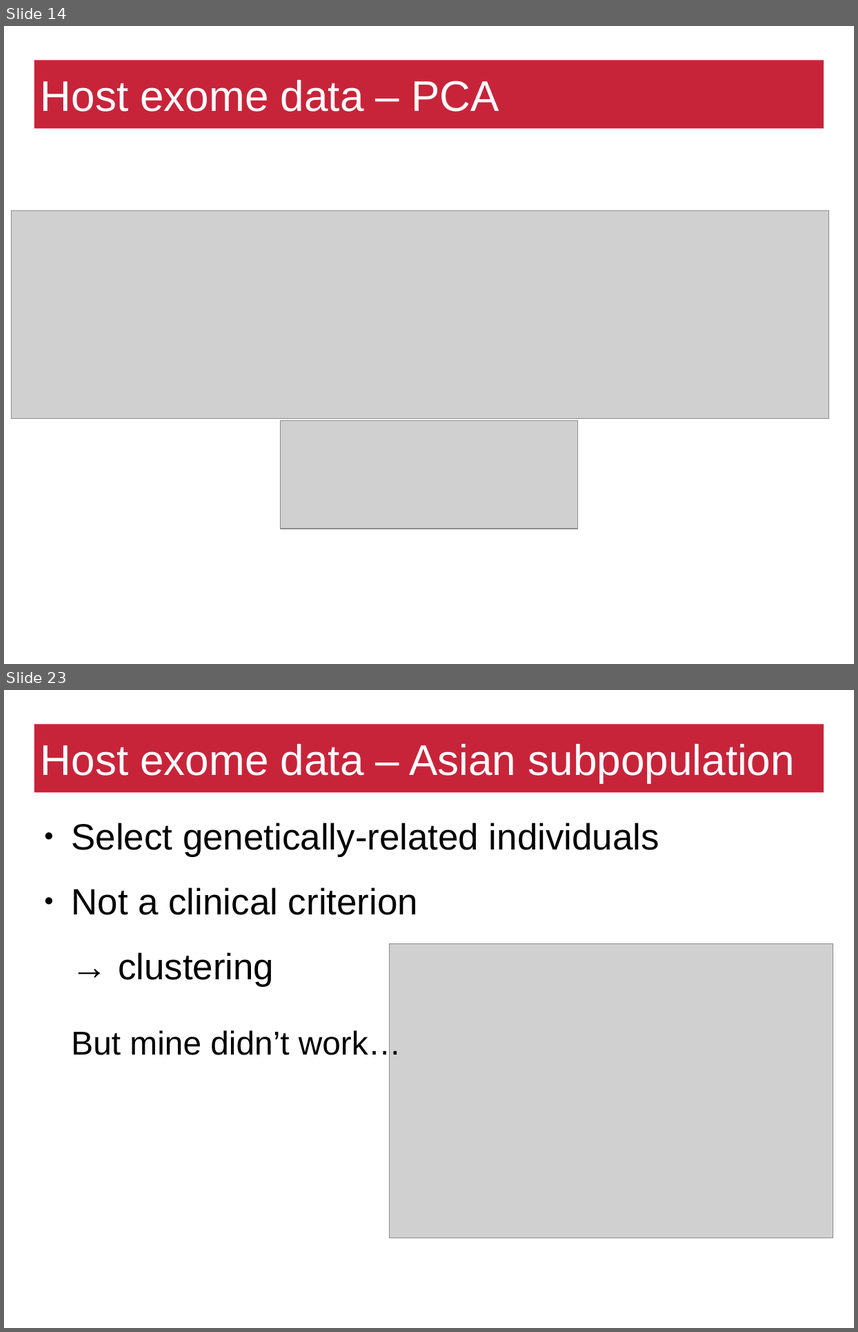
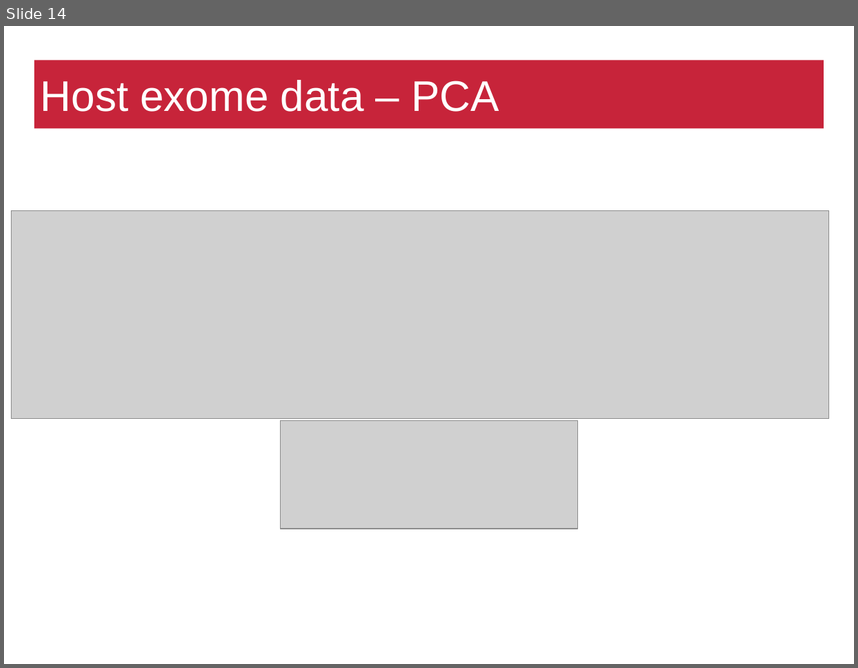
Before and after one commit to matthiaszeller/HBV, a slide deck: Presentation.odp. Shown one above the other, each under a label of ours: slides 14 and 23 before the commit, slide 14 after it; the slides between them are not shown. The pictures are 858x1332 and 858x668 pixels, drawn with LibreOffice and Linux fonts; fonts in the diff are those of the drawing; grey boxes stand for pictures; background and template pictures are left out. Boxes give left, top, right and bottom in pixels: in the first picture for what was removed or moved away, otherwise in the second. Text is boxed around its words. In the diff, an @@ line names an element or a change of style, - is before the commit and + after.

```diff
--- a/Presentation.odp
+++ b/Presentation.odp
@@ slide 23 removed at box(4, 690, 854, 1328), background #FFFFFF @@
@@ title removed at box(34, 724, 824, 793) @@
-Host exome data – Asian subpopulation
@@ text removed at box(71, 822, 660, 986) @@
-● Select genetically-related individuals
-● Not a clinical criterion
-→ clustering
@@ picture removed at box(390, 944, 833, 1238) @@
@@ text removed at box(71, 1028, 401, 1061) @@
-But mine didn’t work…
@@ page number removed at box(648, 1283, 846, 1327) @@
-23
```
Also in this commit, not shown: 9 slides changed, 5 slides added, 3 other slides removed.
